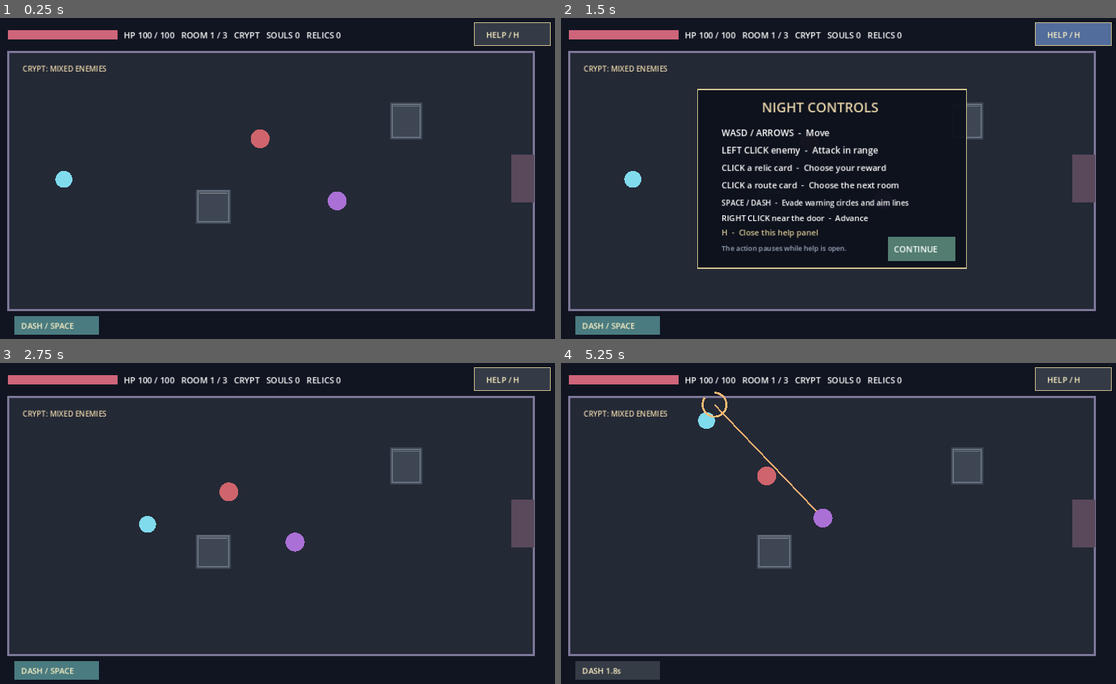
Above: before the commit, frames 1-4 (two rows, left to right).
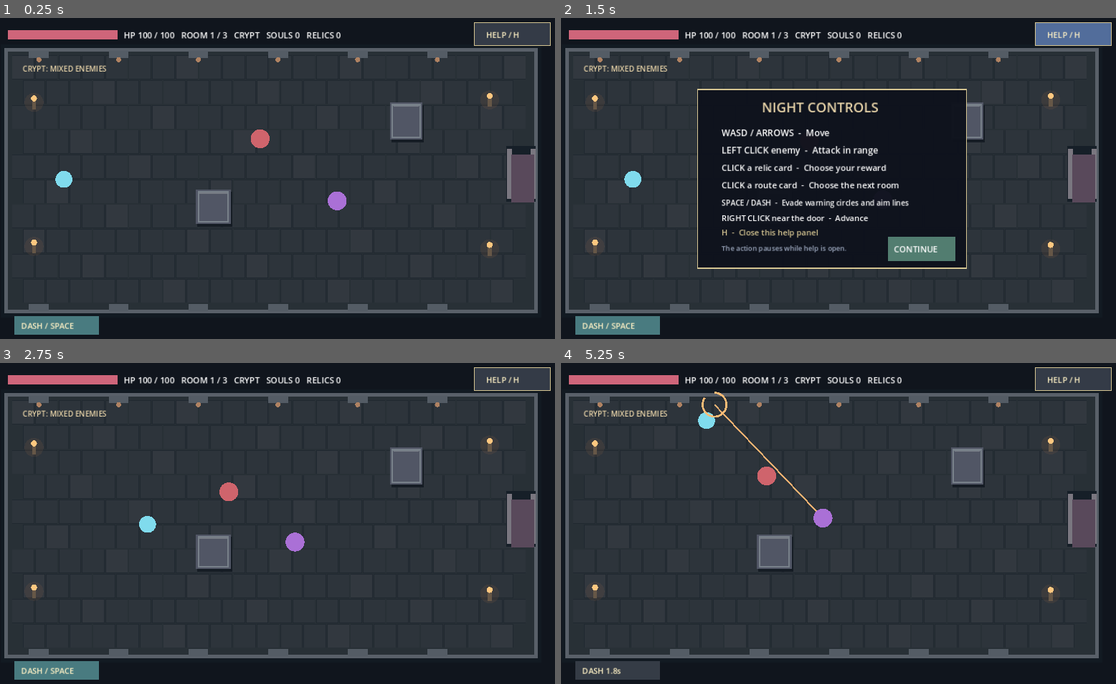
Above: after the commit, the same moments.

Repository: DoctorStrangeSH/Last-Ritual
Game: Godot game, scene res://scenes/topdown_night_prototype.tscn
Same seed, same stepped clock (60 frames per second), same inputs: the game is played once before the commit and once after it. This scene is started directly instead of the project's main scene.
Inputs (mouse positions are in pixels of both pictures, inside the frame that each line leads up to):
- Up to frame 1 (0.25 s): no input
- Up to frame 2 (1.5 s): tap Enter at 0.5 s; move the mouse to (960, 162) at 0.52 s; hold Right (ui_right) 0.53-1.28 s; tap H at 0.6 s; click (960, 162) at 0.67 s; tap Space at 0.77, 1.25 s; move the mouse to (716, 194) at 1.27 s; hold Down (ui_down) from 1.28 s (still down); tap R at 1.35 s
- Up to frame 3 (2.75 s): tap Space at 1.52 s; tap Enter at 2 s; move the mouse to (327, 452) at 2.02 s; release Down (ui_down) at 2.03 s; hold Right (ui_right) from 2.03 s (still down); tap H at 2.1 s
- Up to frame 4 (5.25 s): move the mouse to (805, 587) at 2.77 s; release Right (ui_right) at 2.78 s; hold Up (ui_up) 2.78-3.53 s; tap R at 2.85, 4.35 s; click (805, 587) at 2.92 s; tap Space at 3.02, 3.77, 4.25, 4.52 s; move the mouse to (1005, 571) at 3.52 s; hold Left (ui_left) 3.53-5.03 s; tap H at 3.6, 5.1 s; move the mouse to (660, 475) at 4.27 s; tap Enter at 5 s; move the mouse to (860, 523) at 5.02 s; hold Down (ui_down) from 5.03 s (still down); click (860, 523) at 5.17 s

The runs differ from the first frame. In frame 1, 5.4% of the frame differs, in the area x 0-97%, y 9-92%; in frame 2, 5.3%; in frame 3, 5.4%; in frame 4, 5.4%.

Commit message:
art(night): integrate tested crypt stone environment on latest main

Diff:
--- a/scripts/topdown_night_prototype.gd
+++ b/scripts/topdown_night_prototype.gd
@@ -522,13 +522,40 @@
             if player_pos.distance_to(Vector2(1080.0, 325.0)) < 85.0:
                 next_room()
 
+# Процедурное оформление подземелья. Не влияет на стены и столкновения.
+func draw_crypt_environment() -> void:
+    draw_rect(Rect2(Vector2.ZERO, Vector2(1152, 648)), Color("#10151d"))
+    draw_rect(ARENA.grow(15.0), Color("#121a22"))
+    draw_rect(ARENA.grow(7.0), Color("#596069"))
+    draw_rect(ARENA, Color("#283036"))
+    for row in range(10):
+        for col in range(22):
+            var offset := 22.0 if row % 2 == 1 else 0.0
+            var tile := Rect2(ARENA.position + Vector2(8.0 + 47.0 * col + offset, 8.0 + 50.0 * row), Vector2(44, 47))
+            if tile.end.x >= ARENA.end.x or tile.end.y >= ARENA.end.y:
+                continue
+            var tint := Color("#32383f") if (col * 3 + row * 5 + room_variant) % 7 == 0 else Color("#2d343b")
+            draw_rect(tile, tint)
+            draw_rect(tile, Color("#202830"), false, 1.0)
+    for x in range(90, 1050, 160):
+        draw_rect(Rect2(x, 66, 40, 14), Color("#545c65"))
+        draw_rect(Rect2(x, 576, 40, 14), Color("#545c65"))
+        draw_circle(Vector2(x + 20, 84), 5.0, Color("#af8262"))
+    # Свет факелов и каменная арка на восточной стене.
+    for torch_pos in [Vector2(100, 170), Vector2(100, 460), Vector2(1015, 165), Vector2(1015, 465)]:
+        draw_circle(torch_pos, 19.0, Color("#a96d45", 0.12))
+        draw_rect(Rect2(torch_pos + Vector2(-4, -4), Vector2(8, 18)), Color("#665747"))
+        draw_circle(torch_pos + Vector2(0, -8), 6.0, Color("#ffc77f"))
+    draw_rect(Rect2(1049, 258, 59, 112), Color("#161f28"))
+    draw_rect(Rect2(1050, 264, 10, 100), Color("#7a7780"))
+    draw_rect(Rect2(1097, 264, 10, 100), Color("#7a7780"))
+
 func _draw() -> void:
-    draw_rect(Rect2(Vector2.ZERO, Vector2(1152, 648)), Color("#111521"))
-    draw_rect(ARENA, Color("#242936"))
-    draw_rect(ARENA, Color("#7d7798"), false, 4.0)
+    draw_crypt_environment()
     for wall in obstacles:
-        draw_rect(wall, Color("#3f4653"))
-        draw_rect(wall.grow(-4.0), Color("#657180"), false, 3.0)
+        draw_rect(Rect2(wall.position + Vector2(3, 5), wall.size), Color("#151c24"))
+        draw_rect(wall, Color("#515665"))
+        draw_rect(wall.grow(-5.0), Color("#78818a"), false, 3.0)
         draw_line(wall.position + Vector2(7, 8), wall.position + Vector2(wall.size.x - 7, 8), Color("#a3a9a9", 0.45), 2.0)
     if dash_flash_time > 0.0:
         draw_line(dash_origin, player_pos, Color("#83e4ed", dash_flash_time / 0.18), 8.0)
